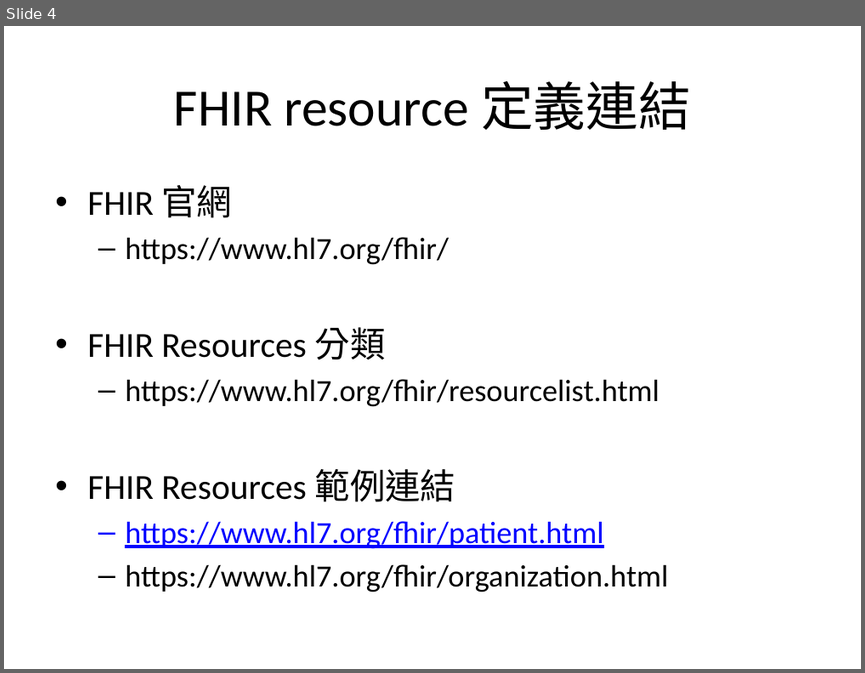
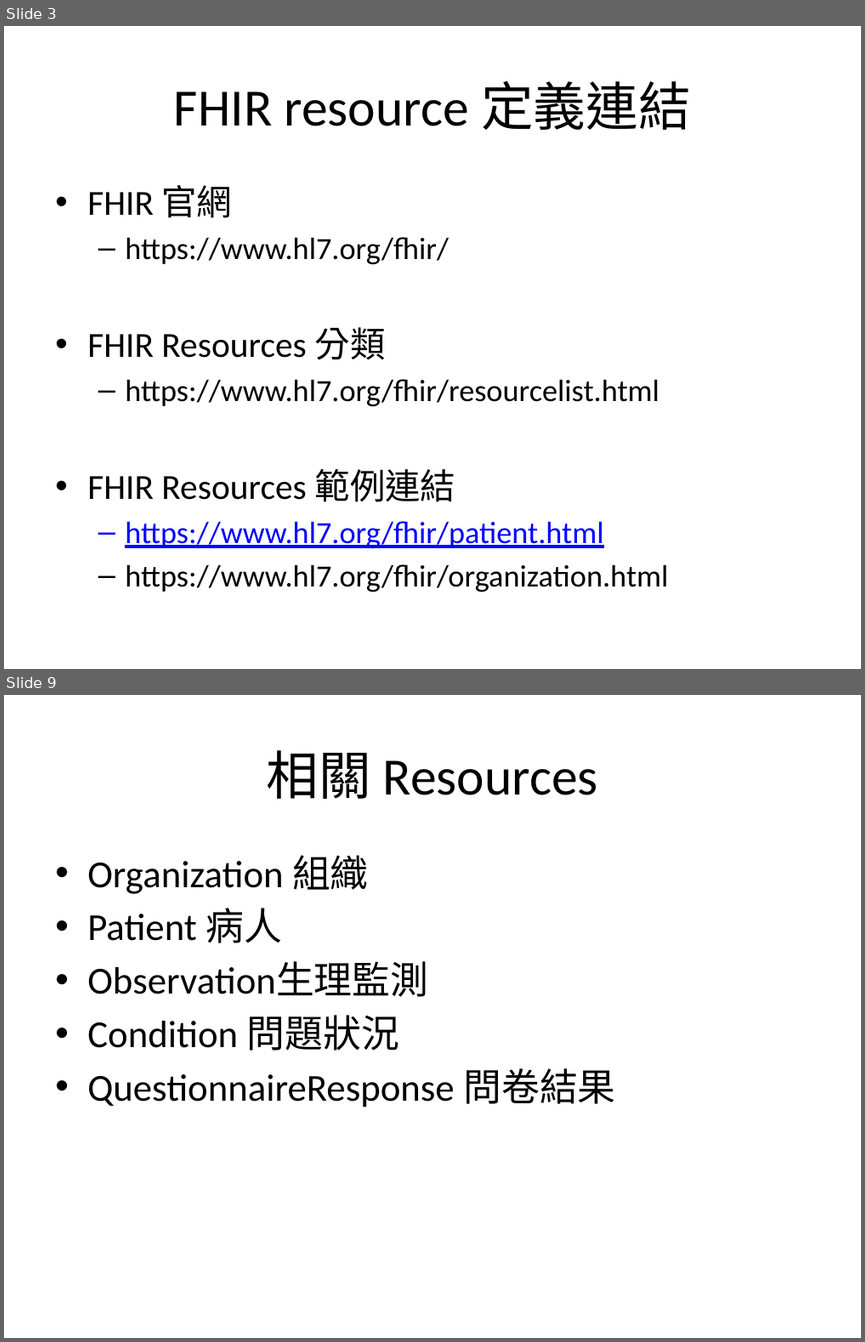
Before and after one commit to mos2718/FHIRspec, a slide deck: Spec/FHIR-Encounter-First-Time.pptx. Shown one above the other, each under a label of ours: slide 4 before the commit, slides 3 and 9 after it; the slides between them are not shown. The pictures are 865x673 and 865x1342 pixels, drawn with LibreOffice and Linux fonts; fonts in the diff are those of the drawing. Boxes give left, top, right and bottom in pixels: in the first picture for what was removed or moved away, otherwise in the second. Text is boxed around its words. In the diff, an @@ line names an element or a change of style, - is before the commit and + after.

```diff
--- a/Spec/FHIR-Encounter-First-Time.pptx
+++ b/Spec/FHIR-Encounter-First-Time.pptx
@@ slide 9 added at [4, 695, 861, 1338], background #FFFFFF @@
@@ title added at [267, 750, 598, 799], 44 pt, text #000000 @@
+相關 Resources
@@ text added at [87, 855, 616, 1107], 32 pt, text #000000 @@
+• Organization 組織
+• Patient 病人
+• Observation生理監測
+• Condition 問題狀況
+• QuestionnaireResponse 問卷結果
@@ what was slide 4 is now slide 3 @@
```
Also in this commit, not shown: 5 slides changed, 7 other slides added, 1 slide removed.
